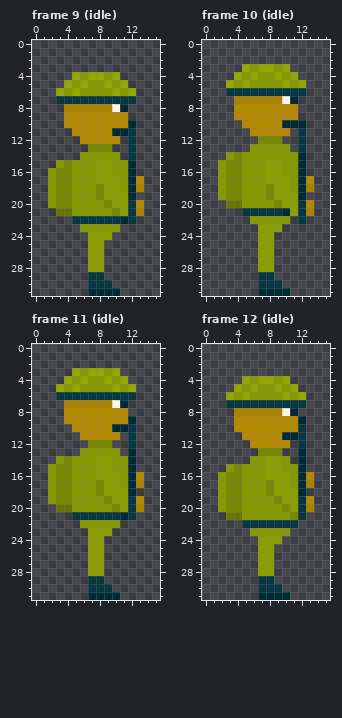
Pixel-art file -- Visitant/Assets/Sprites/military guypv.aseprite. Above is the file before it was changed.
16x32 pixels, 14 frames. Colours within 5 levels of each other are drawn and written as one. Shown: frame 9 (idle), frame 10 (idle), frame 11 (idle), frame 12 (idle). The commit also changed other frames, which this record leaves out.
Now the later version:
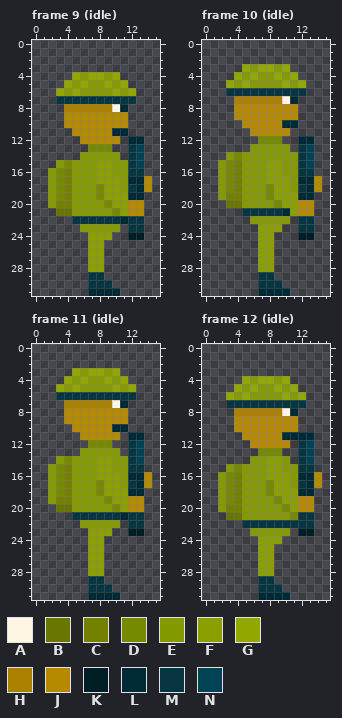
Palette (. is transparent): A #fdf6e3  B #6a7602  C #748100  D #778900  E #859900  F #8ba000  G #92a700  H #ab8200  J #b58900  K #001e26  L #002b36  M #073642  N #004354
Change:
Frame 9 (idle):
y 10: x 12 L -> .
y 11: x 12 M -> .
y 12: x 12..13 M. -> LL
y 13..14: x 13 . -> N
y 15: x 12..13 L. -> MN
y 16: x 4 D -> C; x 12..13 L. -> MM
y 17: x 4 D -> C; x 13..14 J. -> LJ
y 18: x 4 D -> C; x 12..14 LH. -> MLJ
y 19: x 4 D -> C; x 13 . -> L
y 20: x 3..4 DD -> CC; x 12 M -> J
y 21: x 12..13 MH -> JJ
y 22: x 13 . -> M
y 23: x 12..13 .. -> MM
y 24: x 12..13 .. -> KK
Frame 10 (idle):
y 10: x 12 L -> .
y 11: x 12 M -> .
y 12: x 12..13 M. -> LL
y 13: x 13 . -> N
y 14: x 12..13 L. -> MN
y 15: x 4 D -> C; x 12..13 L. -> MN
y 16: x 4 D -> C; x 12..13 L. -> MM
y 17: x 4 D -> C; x 13..14 J. -> LJ
y 18: x 4 D -> C; x 12..14 LH. -> MLJ
y 19: x 3..4 DD -> CC; x 13 . -> L
y 20: x 12 M -> J
y 21: x 12..13 MH -> JJ
y 22: x 13 . -> M
y 23: x 12..13 .. -> MM
y 24: x 12..13 .. -> KK
Frame 11 (idle):
y 9: x 12 L -> .
y 10: x 12 M -> .
y 11: x 12..13 M. -> LL
y 12: x 13 . -> N
y 13..14: x 12..13 L. -> MN
y 15: x 4 D -> C; x 12..13 L. -> MM
y 16: x 4 D -> C; x 13..14 J. -> LJ
y 17: x 4 D -> C; x 12..14 LH. -> MLJ
y 18: x 4 D -> C; x 13 . -> L
y 19: x 3..4 DD -> CC; x 12 M -> J
y 20: x 12..13 MH -> JJ
y 21: x 13 . -> M
y 22: x 12..13 .. -> MM
y 23: x 12..13 .. -> KK
Frame 12 (idle):
y 9: x 12 L -> .
y 10: x 12 M -> .
y 11: x 12..13 M. -> LL
y 12: x 13 . -> N
y 13..14: x 12..13 L. -> MN
y 15: x 12..13 L. -> MM
y 16: x 4 D -> C; x 13..14 J. -> LJ
y 17: x 4 D -> C; x 12..14 LH. -> MLJ
y 18: x 4 D -> C; x 13 . -> L
y 19: x 4 D -> C; x 12 M -> J
y 20: x 3..4 DD -> CC; x 12..13 MH -> JJ
y 21: x 13 . -> M
y 22: x 12..13 .. -> MM
y 23: x 12..13 .. -> KK
